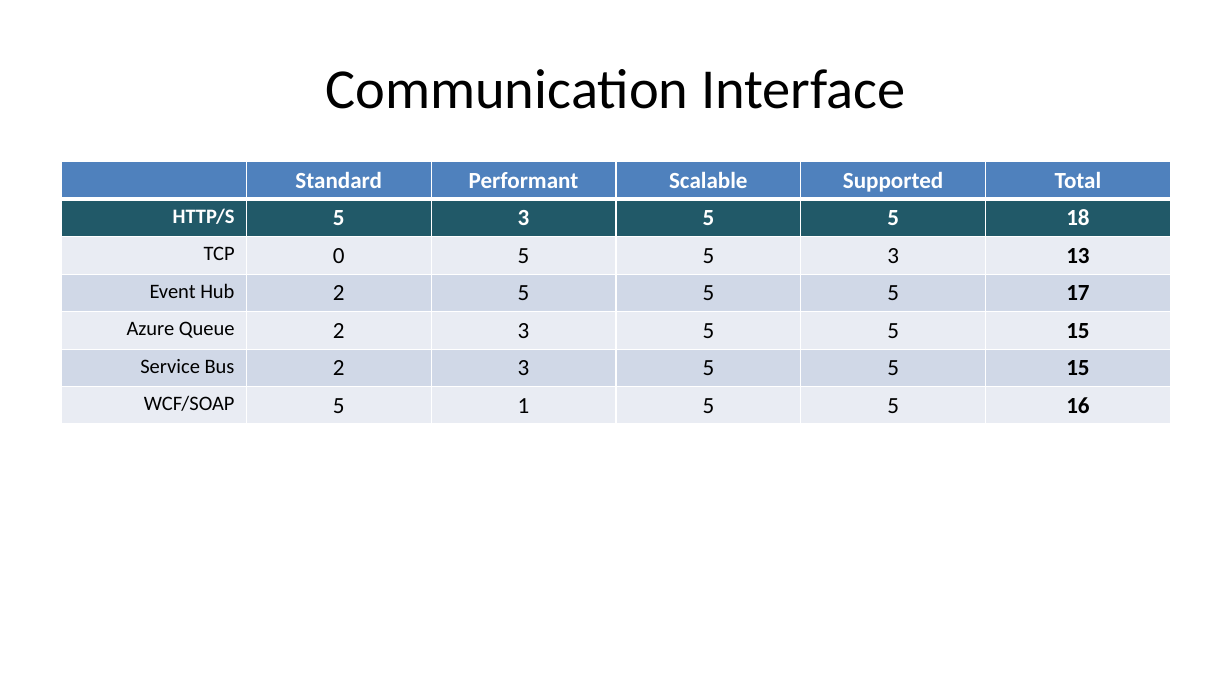
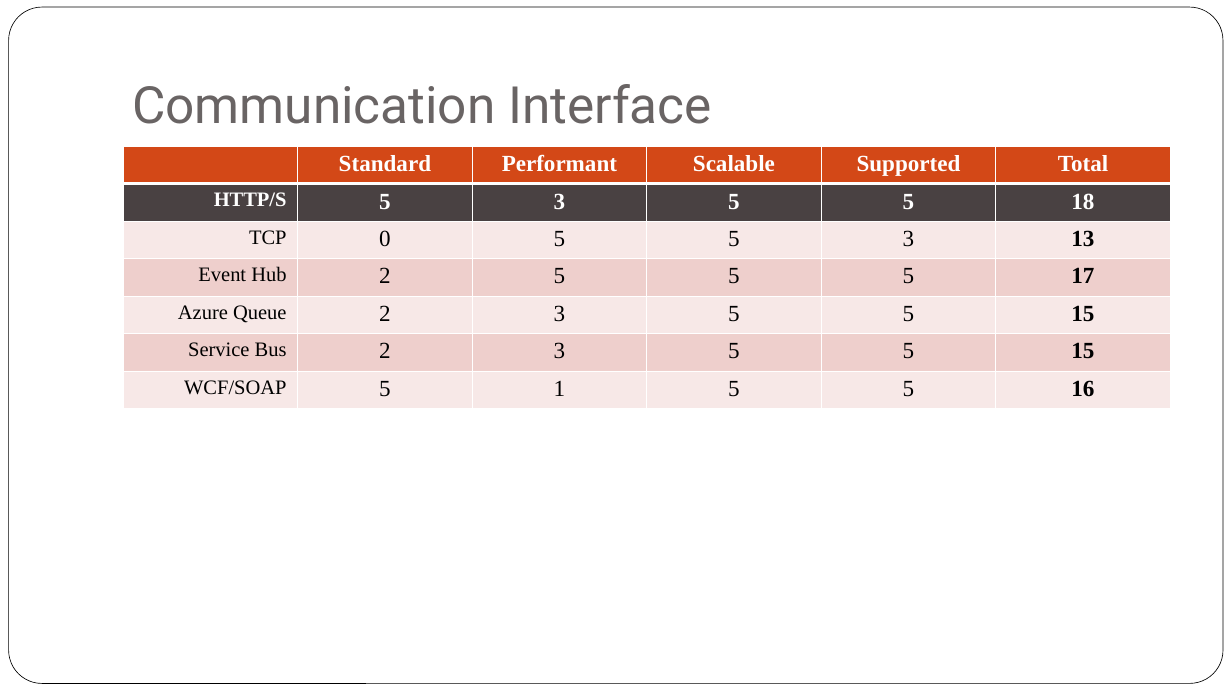
Before and after one commit to iskandersierra/DevSharp, a slide deck: slide 23 of Docs/Distributed Architecture.pptx (slide 16 before the commit). Drawn at 1232x693 pixels with LibreOffice and Linux fonts; fonts in the diff are those of the drawing. Boxes give left, top, right and bottom in pixels: in the first picture for what was removed or moved away, otherwise in the second. Text is boxed around its words. In the diff, an @@ line names an element or a change of style, - is before the commit and + after.

```diff
--- a/Docs/Distributed Architecture.pptx
+++ b/Docs/Distributed Architecture.pptx
@@ rounded rectangle added at <box>8,7,1223,684</box>, fill #FFFFFF, outline #000000 0.5 pt @@
@@ title "Communication Interface": place and size @@
-title "Communication Interface" at <box>325,69,905,109</box>
+title "Communication Interface" at <box>132,84,712,124</box>
@@ title "Communication Interface" at <box>132,84,712,124</box>: size 44 to 40 pt, font Calibri to Roboto, text colour #000000 to #696464; alignment centre to left; vertical alignment middle to bottom @@
@@ table at <box>123,146,1171,409</box> @@
@@ fill #4F81BD to #D34817 in row 1 @@
@@ fill #215968 to #494142 in row 2 @@
@@ fill #E9EDF4 to #F7E9E8 in 18 cells @@
@@ fill #D0D8E8 to #EFCFCC in 12 cells @@
@@ font Calibri to Times New Roman @@
@@ table: place and size @@
-table at <box>62,162,1171,424</box>
+table at <box>123,146,1171,409</box>
```
Also in this commit, not shown: 13 other slides changed, 9 slides added, 2 slides removed.
